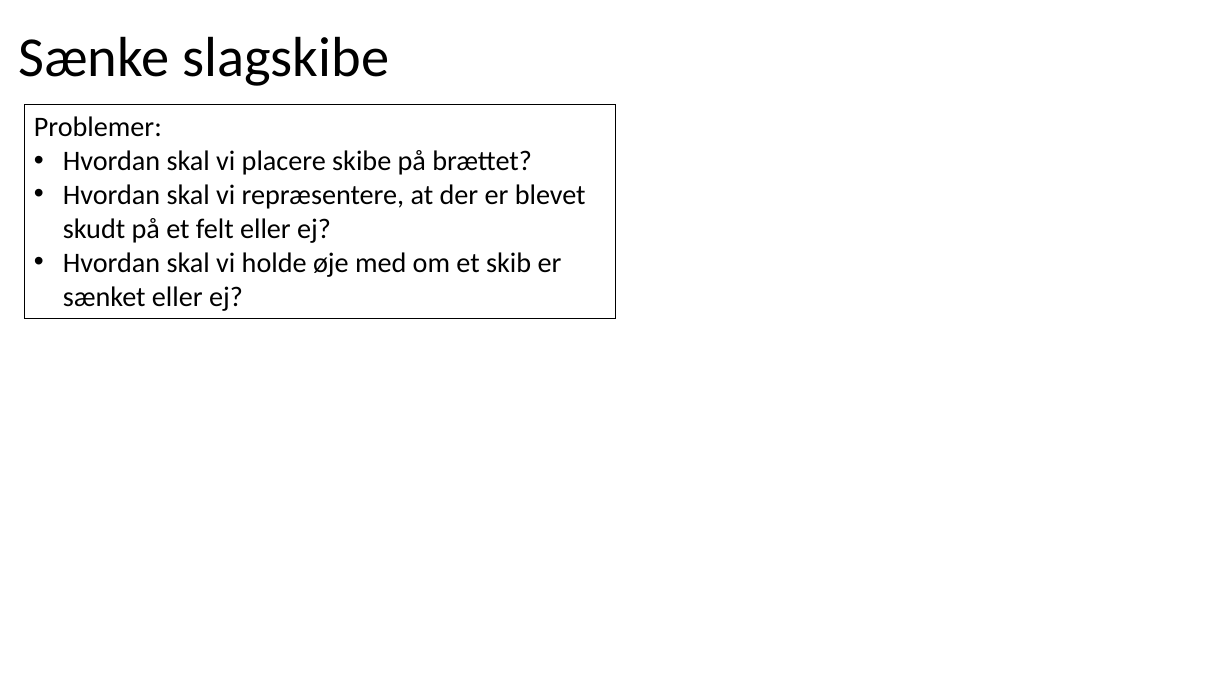
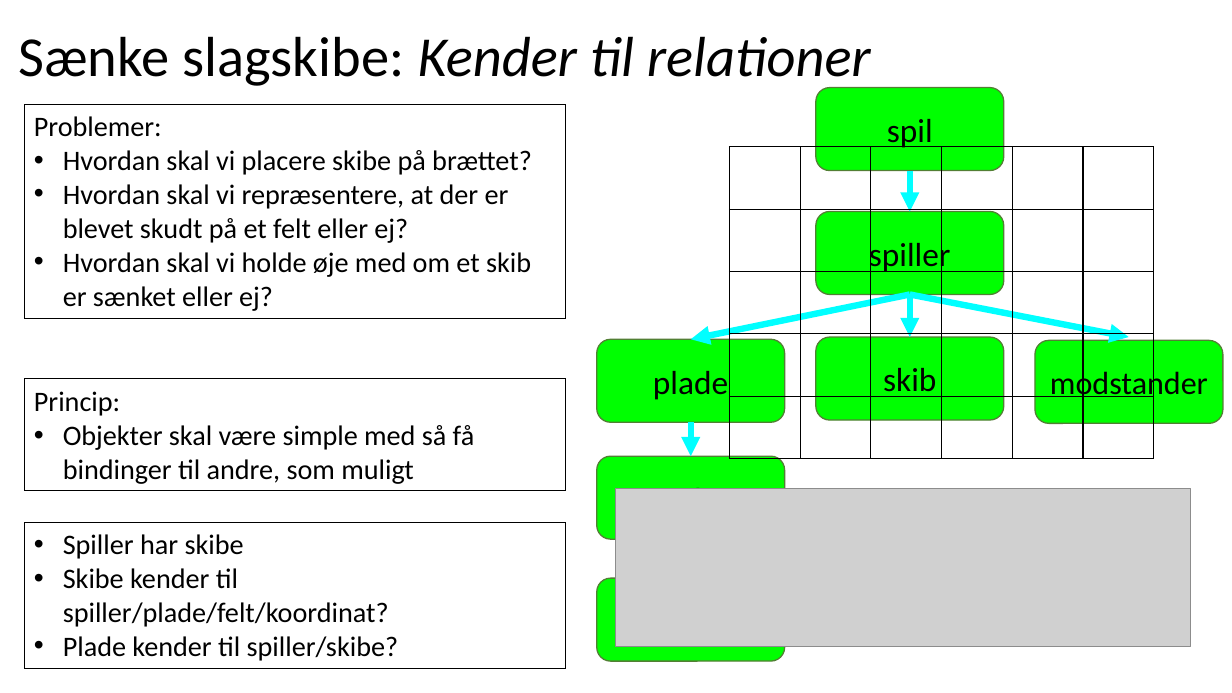
Before and after one commit to fisterloegsovs/pop22, a slide deck: slide 16 of lectures/13.1-3/lecture13.1.pptx (slide 15 before the commit). Drawn at 1232x693 pixels with LibreOffice and Linux fonts; fonts in the diff are those of the drawing; grey boxes stand for pictures. Boxes give left, top, right and bottom in pixels: in the first picture for what was removed or moved away, otherwise in the second. Text is boxed around its words. In the diff, an @@ line names an element or a change of style, - is before the commit and + after.

Commit message:
working on lecture

```diff
--- a/lectures/13.1-3/lecture13.1.pptx
+++ b/lectures/13.1-3/lecture13.1.pptx
@@ text at (18, 36, 871, 90): text changed; italic on @@
-Sænke slagskibe
+Sænke slagskibe: Kender til relationer
@@ rectangle "Problemer:": place and size @@
-rectangle "Problemer:" at (25, 104, 616, 319)
+rectangle "Problemer:" at (25, 104, 567, 319)
@@ table added at (729, 147, 1156, 459), 5 rows, 6 columns @@
+ |  |  |  |  | 
+ |  |  |  |  | 
+ |  |  |  |  | 
+ |  |  |  |  | 
+ |  |  |  |  | 
@@ rectangle added at (25, 379, 566, 491), outline #000000 0.75 pt, 22 pt, text #000000 @@
+Princip:
+• Objekter skal være simple med så få bindinger til andre, som muligt
@@ group added at (596, 88, 1223, 662): 7 rounded rectangles, 5 arrows, 1 rectangle @@
+spil
+felt
+plade
+skib
+spiller
+modstander
@@ picture added at (616, 489, 1191, 647) @@
@@ rectangle added at (25, 522, 566, 668), outline #000000 0.75 pt, 22 pt, text #000000 @@
+• Spiller har skibe
+• Skibe kender til spiller/plade/felt/koordinat?
+• Plade kender til spiller/skibe?
```
Also in this commit, not shown: 5 other slides changed, 2 slides added, 8 other files.
